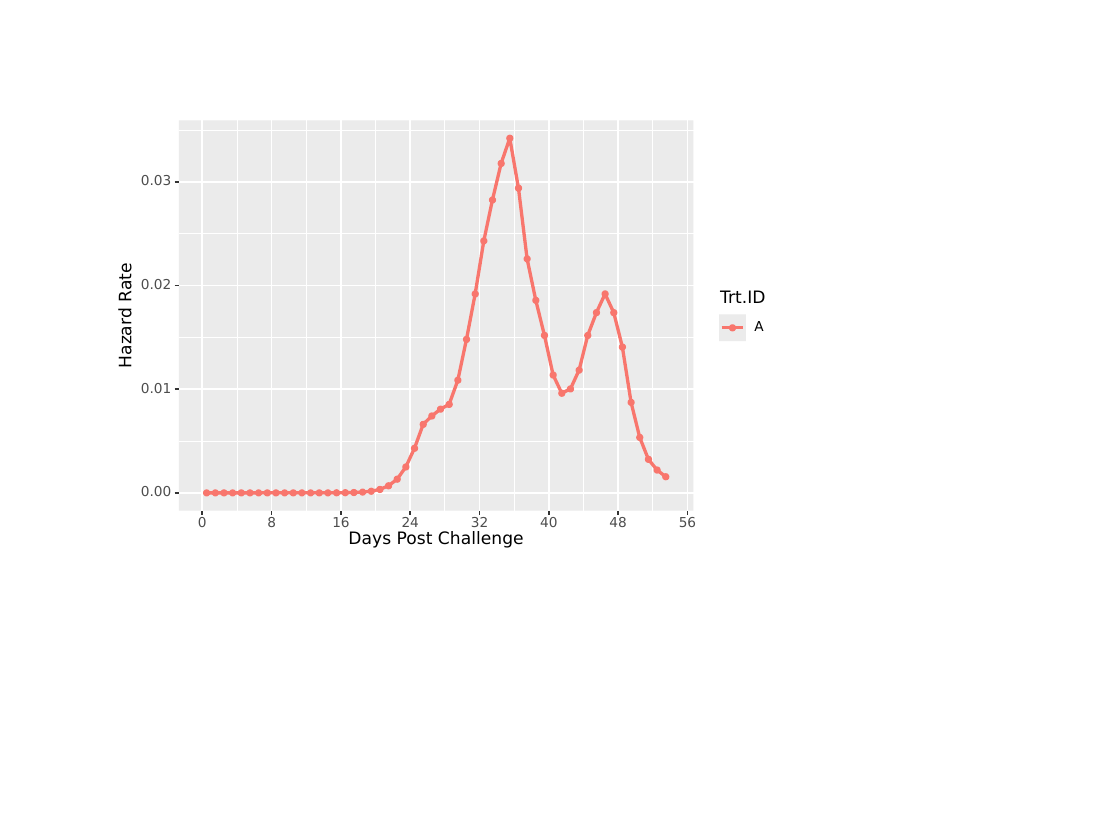
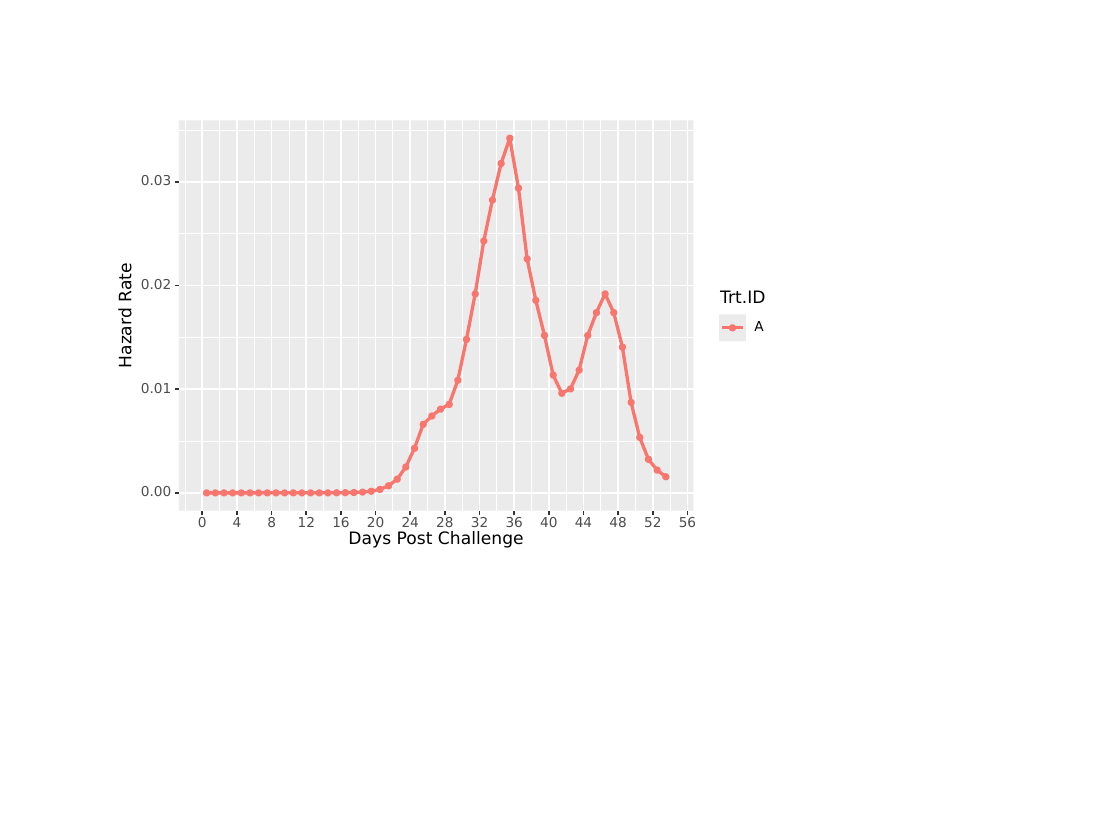
Before and after one commit to sean4andrew/safuncs, a slide deck: slide 1 of reference/ONDA_XX-Hazard-Curve.pptx. Drawn at 1120x840 pixels with LibreOffice and Linux fonts; fonts in the diff are those of the drawing. Boxes give left, top, right and bottom in pixels: in the first picture for what was removed or moved away, otherwise in the second. Text is boxed around its words. In the diff, an @@ line names an element or a change of style, - is before the commit and + after.

```diff
--- a/reference/ONDA_XX-Hazard-Curve.pptx
+++ b/reference/ONDA_XX-Hazard-Curve.pptx
@@ freeform shape: place and size @@
-freeform shape at (237,121,237,511)
+freeform shape at (254,121,254,511)
@@ 5 freeform shapes: place and size @@
-5 freeform shapes at (306,121,584,511)
+5 freeform shapes at (289,121,567,511)
@@ freeform shape: place and size @@
-freeform shape at (653,121,653,511)
+freeform shape at (670,121,670,511)
@@ group added at (185,121,661,527): 14 freeform shapes, 7 texts @@
+4
+12
+20
+28
+36
+44
+52
```
Also in this commit, not shown: 25 other files.
